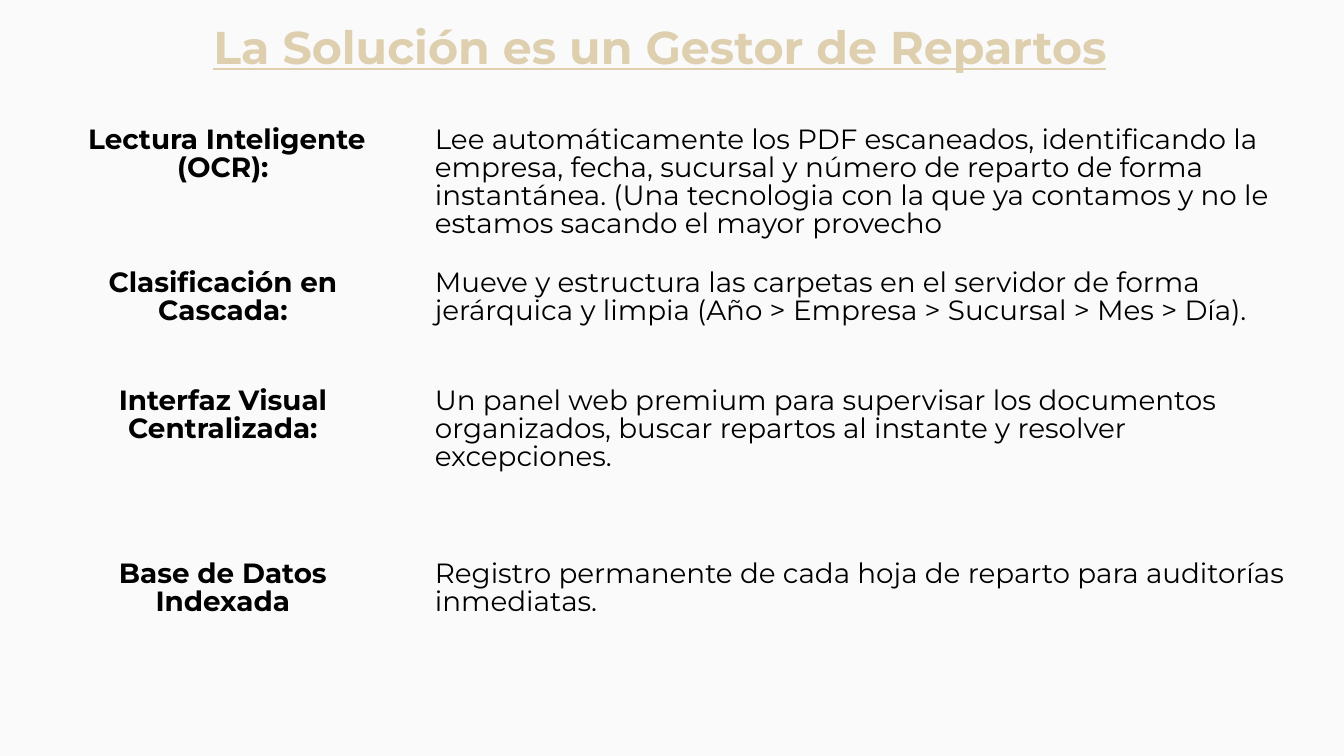
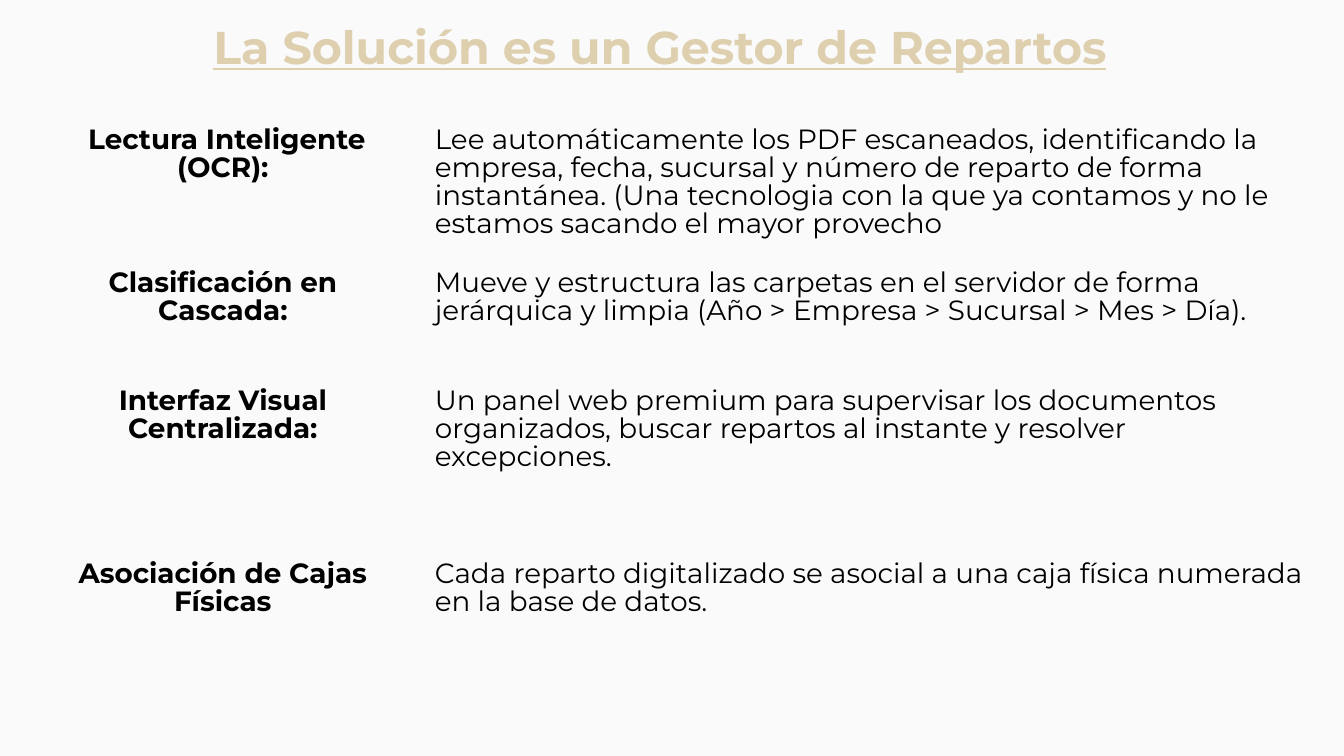
Before and after one commit to CordobaIsmael/Gestor_Archivos, a slide deck: slide 3 of Presentacion.pptx. Drawn at 1344x756 pixels with LibreOffice and Linux fonts; fonts in the diff are those of the drawing. Boxes give left, top, right and bottom in pixels: in the first picture for what was removed or moved away, otherwise in the second. Text is boxed around its words. In the diff, an @@ line names an element or a change of style, - is before the commit and + after.

Commit message:
feat: mostrar caja fisica en los resultados del buscador, seguimiento de guias

```diff
--- a/Presentacion.pptx
+++ b/Presentacion.pptx
@@ text at (x1=79, y1=561, x2=367, y2=612): text changed @@
-Base de Datos Indexada
+Asociación de Cajas Físicas
@@ text at (x1=435, y1=562, x2=1302, y2=611): text changed @@
-Registro permanente de cada hoja de reparto para auditorías inmediatas.
+Cada reparto digitalizado se asocial a una caja física numerada en la base de datos.
```
Also in this commit, not shown: 3 other slides changed, 7 other files.
